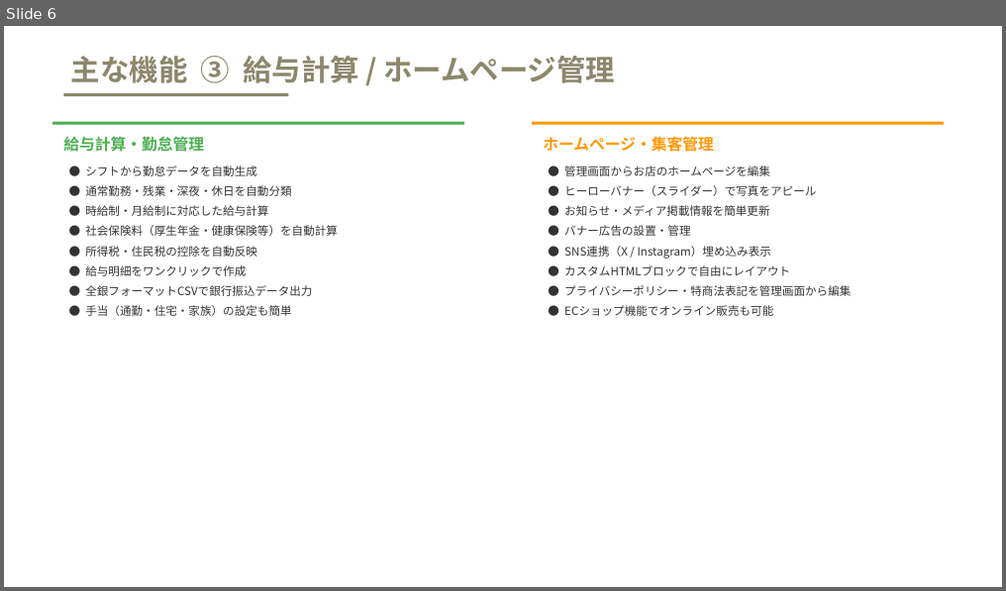
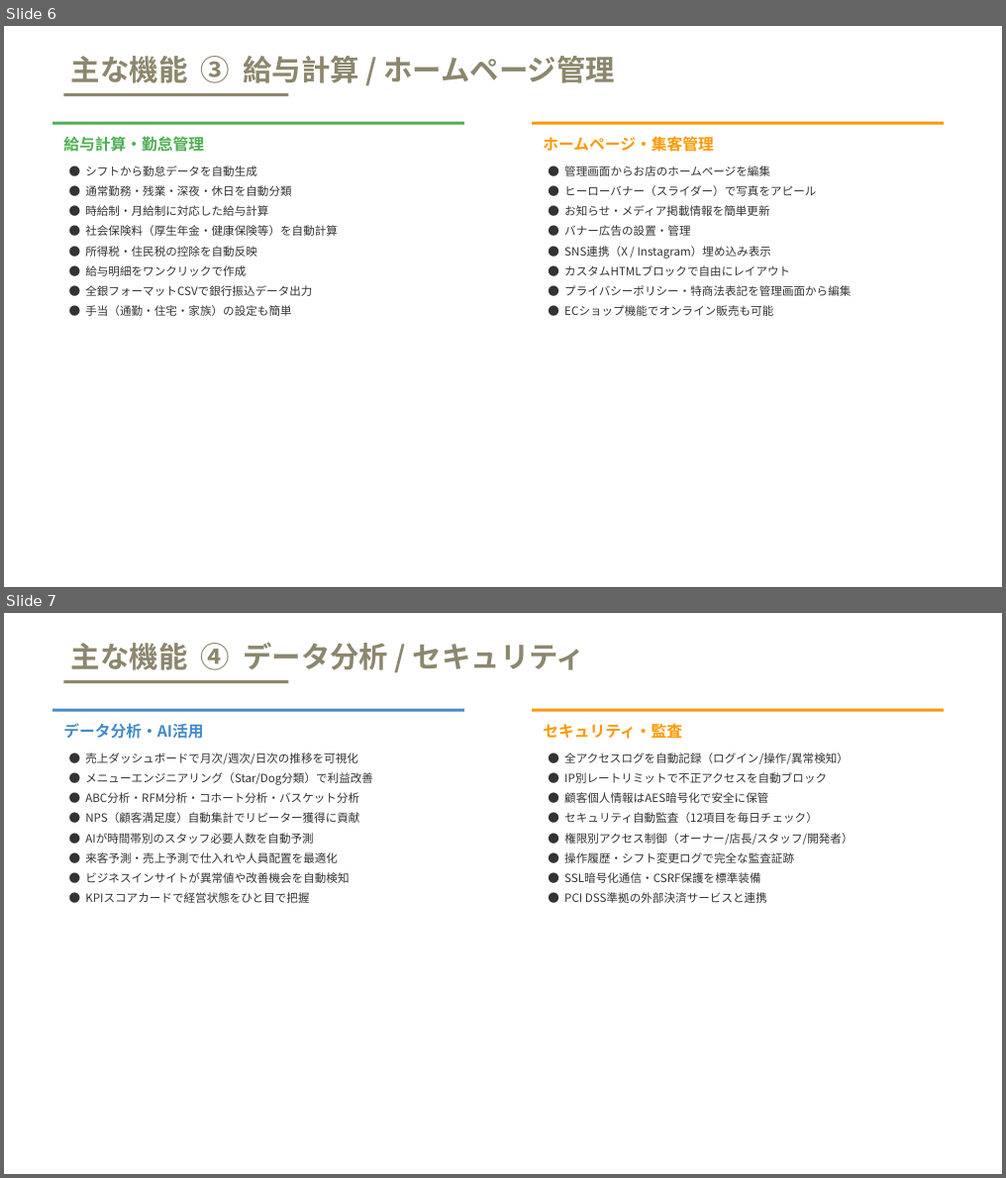
Before and after one commit to FUHI12342/NewFUHI, a slide deck: docs/TimeBaiBai_サービス紹介資料.pptx. Shown one above the other, each under a label of ours: slide 6 before the commit, slides 6 and 7 after it. The pictures are 1006x591 and 1006x1178 pixels, drawn with LibreOffice and Linux fonts; fonts in the diff are those of the drawing. Boxes give left, top, right and bottom in pixels: in the first picture for what was removed or moved away, otherwise in the second. Text is boxed around its words. In the diff, an @@ line names an element or a change of style, - is before the commit and + after.

Commit message:
feat: チャネル別売上分析API + キャストタブ動的ラベル + ドキュメント更新
- ChannelSalesAPIView: EC/POS/テーブル/予約チャネル別売上を集計
- SiteSettingsトグル連動でチャネル自動表示/非表示
- ダッシュボード「スタッフ」タブをSiteSettings.staff_labelで動的表示
- 積み上げ棒グラフ(日別/週別/月別切替)
- テスト11件追加(全通過)
- 営業資料・マニュアル・スクリーンショット更新

```diff
--- a/docs/TimeBaiBai_サービス紹介資料.pptx
+++ b/docs/TimeBaiBai_サービス紹介資料.pptx
@@ slide 7 added at (4, 613, 1002, 1174), background #FFFFFF @@
@@ text added at (71, 642, 585, 670), 28 pt, text #8C876C, bold @@
+主な機能 ④ データ分析 / セキュリティ
@@ rectangle added at (63, 680, 288, 683), fill #8C876C @@
@@ rounded rectangle added at (42, 703, 475, 1115), fill #FFFFFF @@
@@ rectangle added at (53, 709, 464, 712), fill #428BCA @@
@@ text added at (63, 723, 203, 739), 15 pt, text #428BCA, bold @@
+データ分析・AI活用
@@ rounded rectangle added at (521, 703, 954, 1115), fill #FFFFFF @@
@@ rectangle added at (532, 709, 944, 712), fill #FF9800 @@
@@ text added at (543, 723, 682, 739), 15 pt, text #FF9800, bold @@
+セキュリティ・監査
@@ text added at (85, 753, 373, 903), 11 pt, text #333333 @@
+● 売上ダッシュボードで月次/週次/日次の推移を可視化
+● メニューエンジニアリング（Star/Dog分類）で利益改善
+● ABC分析・RFM分析・コホート分析・バスケット分析
+● NPS（顧客満足度）自動集計でリピーター獲得に貢献
+● AIが時間帯別のスタッフ必要人数を自動予測
+● 来客予測・売上予測で仕入れや人員配置を最適化
+● ビジネスインサイトが異常値や改善機会を自動検知
+● KPIスコアカードで経営状態をひと目で把握
@@ text added at (564, 753, 852, 903), 11 pt, text #333333 @@
+● 全アクセスログを自動記録（ログイン/操作/異常検知）
+● IP別レートリミットで不正アクセスを自動ブロック
+● 顧客個人情報はAES暗号化で安全に保管
+● セキュリティ自動監査（12項目を毎日チェック）
+● 権限別アクセス制御（オーナー/店長/スタッフ/開発者）
+● 操作履歴・シフト変更ログで完全な監査証跡
+● SSL暗号化通信・CSRF保護を標準装備
+● PCI DSS準拠の外部決済サービスと連携
```
Also in this commit, not shown: 13 other slides added, 15 other files.
